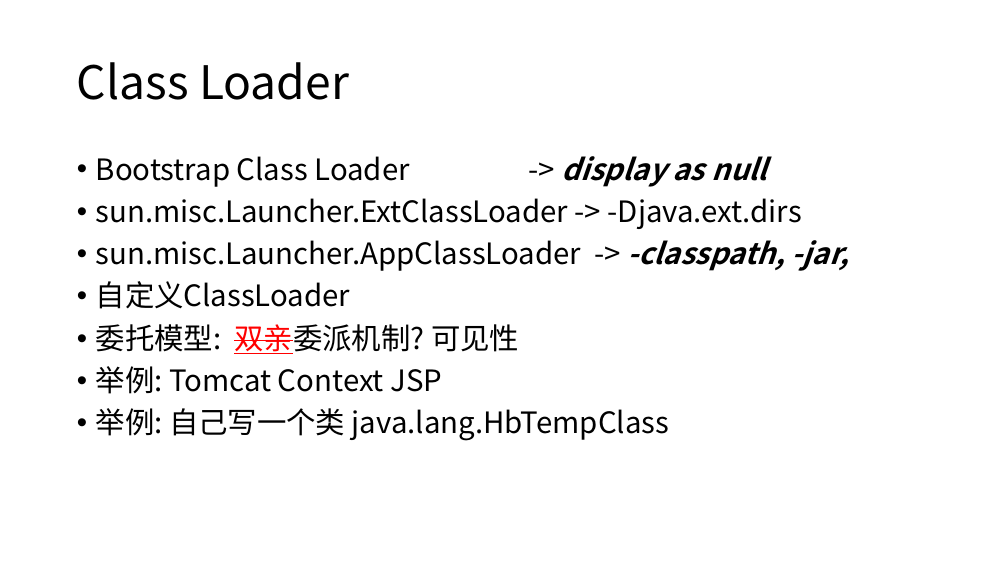
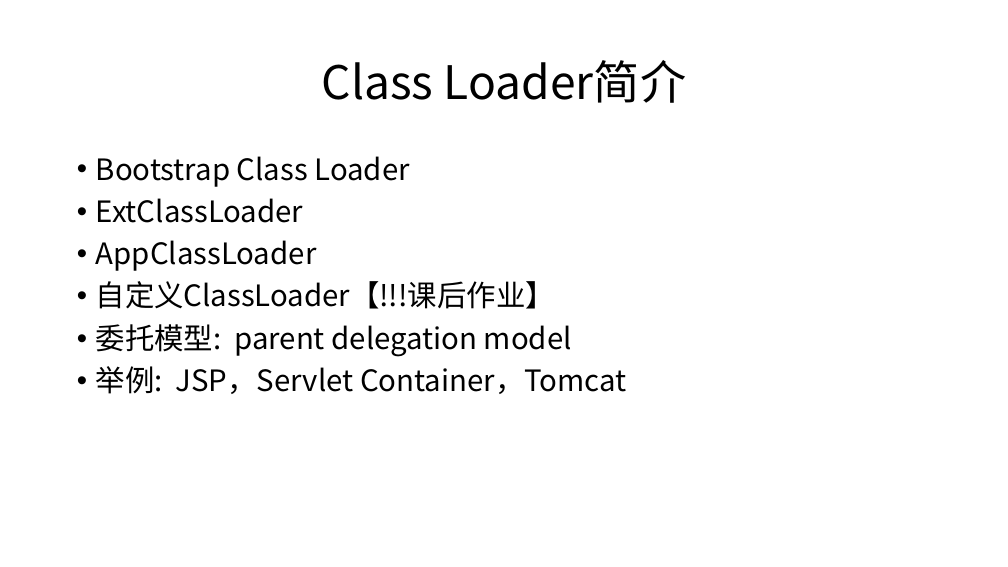
Before and after one commit to cncounter/translation, a slide deck: slide 40 of tiemao_2019/25_jvm_toc/01.JVM体系结构概述.pptx (slide 15 before the commit). Drawn at 1008x567 pixels with LibreOffice and Linux fonts; fonts in the diff are those of the drawing. Boxes give left, top, right and bottom in pixels: in the first picture for what was removed or moved away, otherwise in the second. Text is boxed around its words. In the diff, an @@ line names an element or a change of style, - is before the commit and + after.

```diff
--- a/tiemao_2019/25_jvm_toc/01.JVM体系结构概述.pptx
+++ b/tiemao_2019/25_jvm_toc/01.JVM体系结构概述.pptx
@@ title at [322, 60, 687, 103]: text changed @@
-Class Loader
+Class Loader简介
@@ text at [96, 156, 626, 394]: text changed @@
-• Bootstrap Class Loader -> display as null
-• sun.misc.Launcher.ExtClassLoader -> -Djava.ext.dirs
-• sun.misc.Launcher.AppClassLoader -> -classpath, -jar,
-• 自定义ClassLoader
-• 委托模型: 双亲委派机制? 可见性
-• 举例: Tomcat Context JSP
-• 举例: 自己写一个类 java.lang.HbTempClass
+• Bootstrap Class Loader
+• ExtClassLoader
+• AppClassLoader
+• 自定义ClassLoader【!!!课后作业】
+• 委托模型: parent delegation model
+• 举例: JSP，Servlet Container，Tomcat
```
Also in this commit, not shown: 15 other slides changed, 26 slides added, 11 slides removed, 5 other files.
